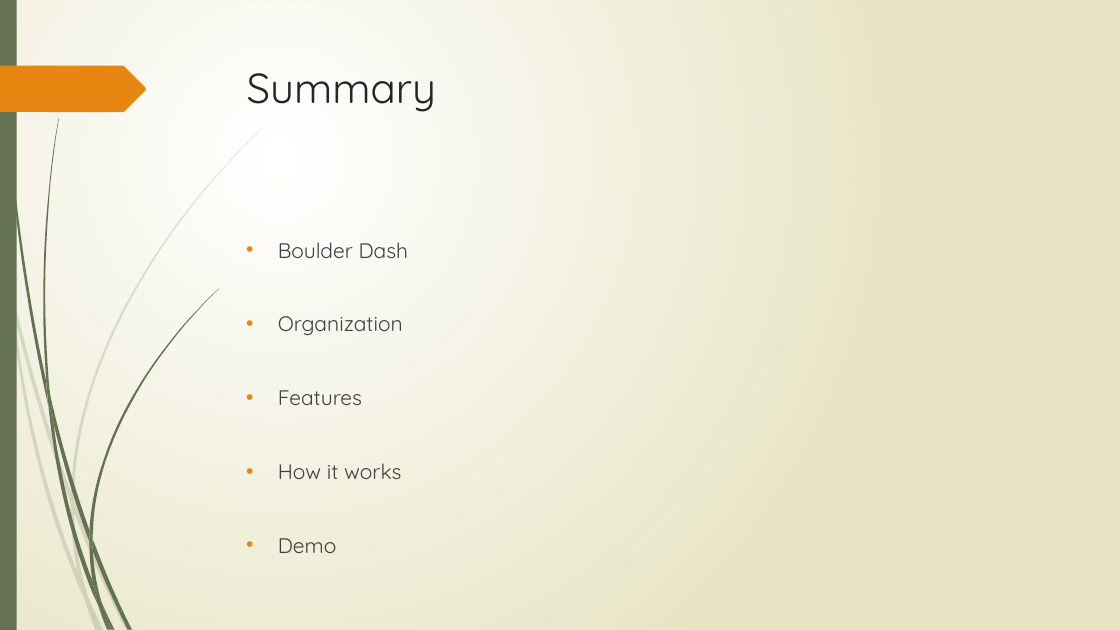
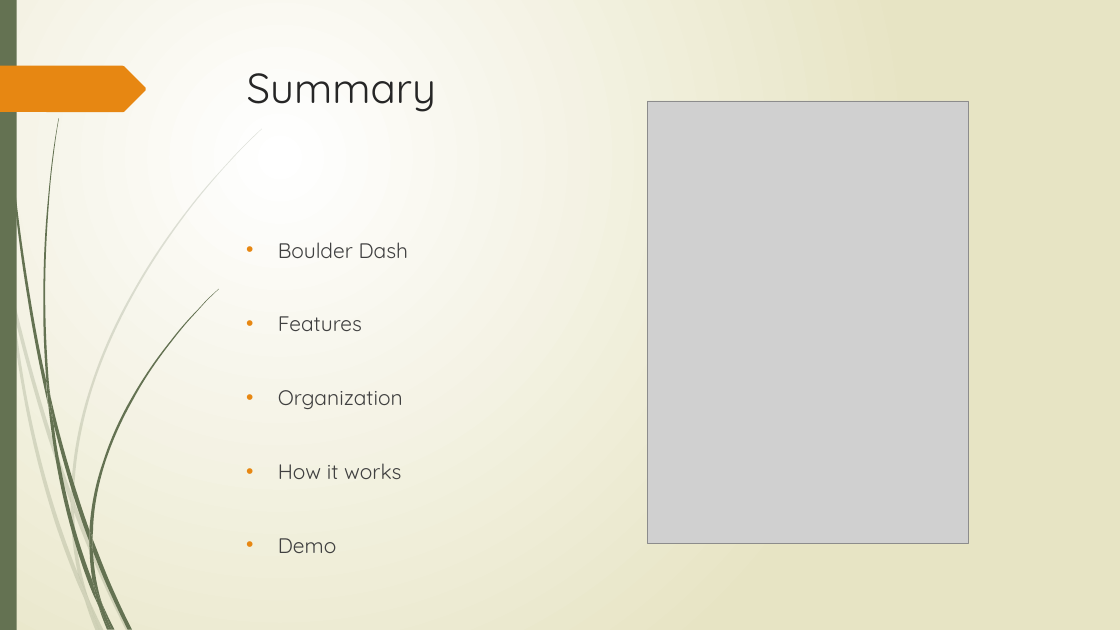
Before and after one commit to AlexandreTavernier/Boulderdash2, a slide deck: slide 2 of Boulder Dash Java Project.pptx. Drawn at 1120x630 pixels with LibreOffice and Linux fonts; fonts in the diff are those of the drawing; grey boxes stand for pictures. Boxes give left, top, right and bottom in pixels: in the first picture for what was removed or moved away, otherwise in the second. Text is boxed around its words. In the diff, an @@ line names an element or a change of style, - is before the commit and + after.

```diff
--- a/Boulder Dash Java Project.pptx
+++ b/Boulder Dash Java Project.pptx
@@ picture added at box(648, 101, 970, 543) @@
@@ text at box(278, 316, 362, 331): paragraph added @@
+• Features
@@ text at box(278, 390, 362, 405): paragraph removed @@
-• Features
```
Also in this commit, not shown: 4 slides added, 8 other files.
